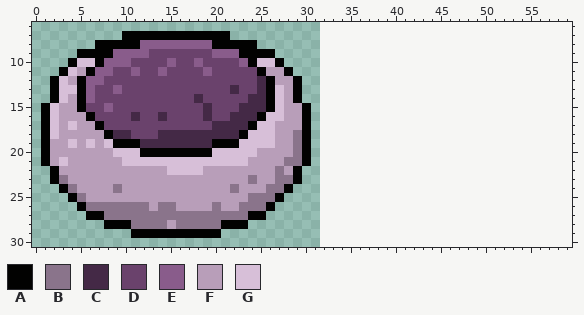
Edited in one commit: pixel-art file (Assets/_Project/art/Sprites/Aseprite/newCharacter4/LowCatBad1.aseprite). That is the earlier state.
32x32 pixels, 1 frame. Shown: x 0..59, y 6..30. The old version is drawn lined up with the new one, on the new canvas.
Palette (. is transparent): A #020201  B #8a748b  C #442946  D #6a426c  E #895c8b  F #b89eb9  G #d7bfd8
Pixels before, first column x 1:
 7 .........AAAAAAAAAAAA.........
 8 ......AAAAAEEEEEEEEAAAAA......
 9 ....AAAAEEEEDDDDDDDEEEAAAA....
10 ...AGGAEEEDDDDEDDEDDDDEAGGA...
11 ..AGFAEEDDEDDEDDDDEDDDDDAFFA..
12 .AGFAEEDDDDDDDDDDDDDDDDDCAFFA.
13 .AGGAEDDEDDDDDDDDDDDDCDDCAGFA.
14 .AGFAEDDDDDDDDDDDCDDDDDCCAGFA.
15 AGFFADDEDDDDDDDDDDCDDDCCCAGFFA
16 AGFFFADDDDCDDCDDDDCDDCCCAGGFFA
17 AGFGFFADDDDDDDDDDDDCCCCAGGFFFA
18 AGFFFFFACCDDDCCCCCCCCCAGGGFFBA
19 AFFGFGFGAAACCCCCCCCAAAGGGGFFBA
20 AFFFFFFFGGGAAAAAAAAGGGGGFFFFBA
21 AFGFFFFFFGGGGGGGGGGGGGGFFFFBBA
22 .AFFFFFFFFFFFFGGGGFFFFFFFFBFA.
23 .ABFFFFFFFFFFFFFFFFFFFFBFFBBA.
24 ..ABFFFFBFFFFFFFFFFFFBFFFBBA..
25 ...ABFFFFFFFFFFFFFFFFFFBBBA...
26 ....ABBBBBBBFBBFFFFBFFBBBA....
27 .....AABBBBBBBBBBBBBBBBAA.....
28 .......AAABBBBFBBBBBAAA.......
29 ..........AAAAAAAAAA..........
The result:
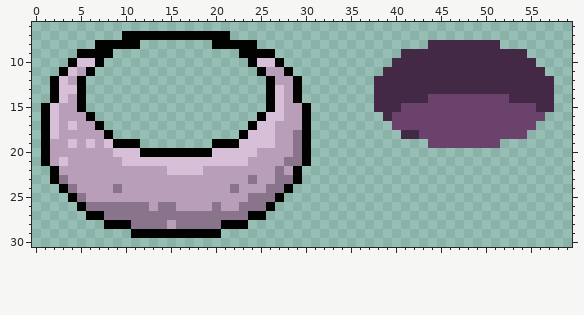
From old to new:
canvas 32x32 -> 64x64
The edit adds colour C in row 8 at x 44 to 51; in row 9 at x 41 to 54; in row 10 at x 40 to 55; in row 11 at x 39 to 56; in rows 12 to 13 at x 38 to 57; in row 14 at x 38 to 43 and 53 to 57.
The edit adds colour C in row 15 at x 38 to 40 and 56 to 57; in row 16 at x 39; in row 18 at x 41 to 42.
The edit adds colour D in row 14 at x 44 to 52; in row 15 at x 41 to 55; in row 16 at x 40 to 56; in row 17 at x 40 to 55; in row 18 at x 43 to 54; in row 19 at x 44 to 51.
Colour C is removed in row 12 at x 25; in row 13 at x 22 and 25; in row 14 at x 18 and 24 to 25; in row 15 at x 19 and 23 to 25; in row 16 at x 11, 14, 19 and 22 to 24; in row 17 at x 20 to 23.
Colour C is removed in row 18 at x 9 to 10 and 14 to 22; in row 19 at x 12 to 19.
Colour D is removed in row 9 at x 13 to 19; in row 10 at x 11 to 14, 16 to 17 and 19 to 22; in row 11 at x 9 to 10, 12 to 13, 15 to 18 and 20 to 24; in row 12 at x 8 to 24; in row 13 at x 7 to 8, 10 to 21 and 23 to 24; in row 14 at x 7 to 17 and 19 to 23.
Colour D is removed in row 15 at x 6 to 7, 9 to 18 and 20 to 22; in row 16 at x 7 to 10, 12 to 13, 15 to 18 and 20 to 21; in row 17 at x 8 to 19; in row 18 at x 11 to 13.
Colour E is removed in row 8 at x 12 to 19; in row 9 at x 9 to 12 and 20 to 22; in row 10 at x 8 to 10, 15, 18 and 23; in row 11 at x 7 to 8, 11, 14 and 19; in row 12 at x 6 to 7; in row 13 at x 6 and 9.
Colour E is removed in row 14 at x 6; in row 15 at x 8.
Pixel boxes of the changes (left, top, right, bottom) in both pictures:
erased: (86, 40, 266, 148)
added: (374, 40, 554, 148)
